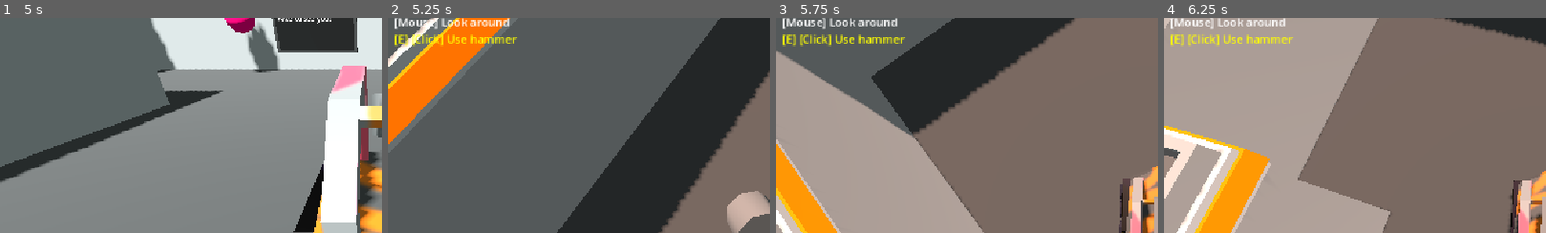
Above: before the commit, frames 1-4 (left to right).
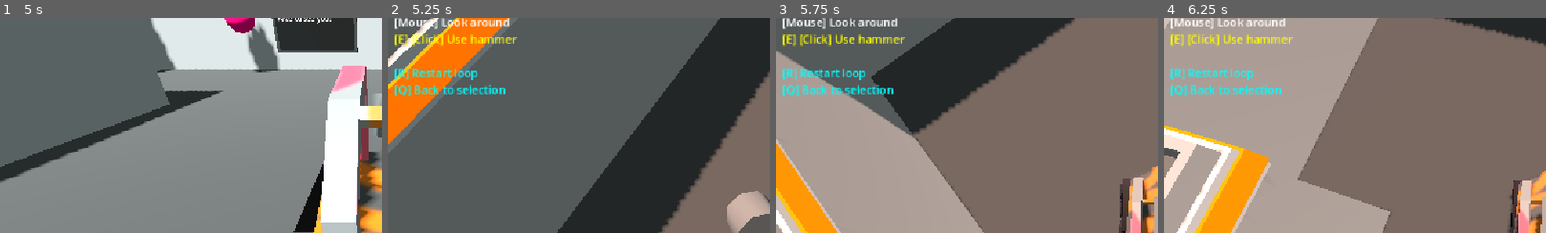
Above: after the commit, the same moments.

Repository: gheja/bot-loop
Game: Godot game, scene res://scenes/main_scene.tscn
The game is run twice, just before and just after one commit, with the same random seed, the same clock (stepped at 60 frames per second) and the same inputs.
Inputs (mouse positions are % of the whole screen's width and height, from its top left):
- Up to frame 1 (5 s): move the mouse to (72, 45) at 0.52 s; hold D (move_right) 0.53-1.28 s; tap E (action_primary) every 0.75 s from 0.6 to 4.35 s; move the mouse to (30, 55) at 1.27 s; hold S (move_down) 1.28-2.03 s; move the mouse to (60, 28) at 2.02 s; hold D (move_right) 2.03-2.78 s; move the mouse to (45, 70) at 2.77 s; hold W (move_up) 2.78-3.53 s; move the mouse to (80, 65) at 3.52 s; hold A (move_left) from 3.53 s (still down); move the mouse to (20, 35) at 4.27 s
- Up to frame 2 (5.25 s): move the mouse to (55, 50) at 5.02 s; release A (move_left) at 5.03 s; hold S (move_down) from 5.03 s (still down); tap E (action_primary) at 5.1 s
- Up to frame 3 (5.75 s): keep holding S (move_down)
- Up to frame 4 (6.25 s): move the mouse to (46, 48) at 5.77 s; release S (move_down) at 5.78 s; hold D (move_right) from 5.78 s (still down); tap E (action_primary) at 5.85 s
The pictures show only the part of the screen within x 0-50%, y 6-56%; the shares and areas given below are measured in that part.

Frame 1 is identical in both runs. In frame 2, 1.3% of the frame differs, in the area x 1-31%, y 23-37%; in frame 3, 1.3%; in frame 4, 1.3%.

Commit message:
Updated controls hints

Diff:
--- a/src/scenes/main_scene.gd
+++ b/src/scenes/main_scene.gd
@@ -76,7 +76,7 @@
 	for i in get_available_player_indexes():
 		s += "[" + str(i) + "] "
 
-	main_interface.set_controls_label_text("[color=#0f0]Select your robot:\n" + s + "[/color]")
+	main_interface.set_controls_label_text("[color=#0ff]Select your robot:\n" + s + "[/color]")
 
 func set_active_player(index: int):
 	var player_obj: ObjectPlayerCharacter = null
@@ -97,7 +97,9 @@
 		"[Arrow keys] [W-A-S-D] Move\n[Mouse] Look around\n" +
 		"[color=#ff0]" +
 		player_obj.controls_help_text +
-		"[/color]"
+		"[/color]\n" +
+		"\n" +
+		"[color=#0ff][R] Restart loop\n[Q] Back to selection[/color]"
 	)
 	var player_camera = player_obj.find_child("Camera3D")
 	assert(player_camera, "Could not locate player camera")
